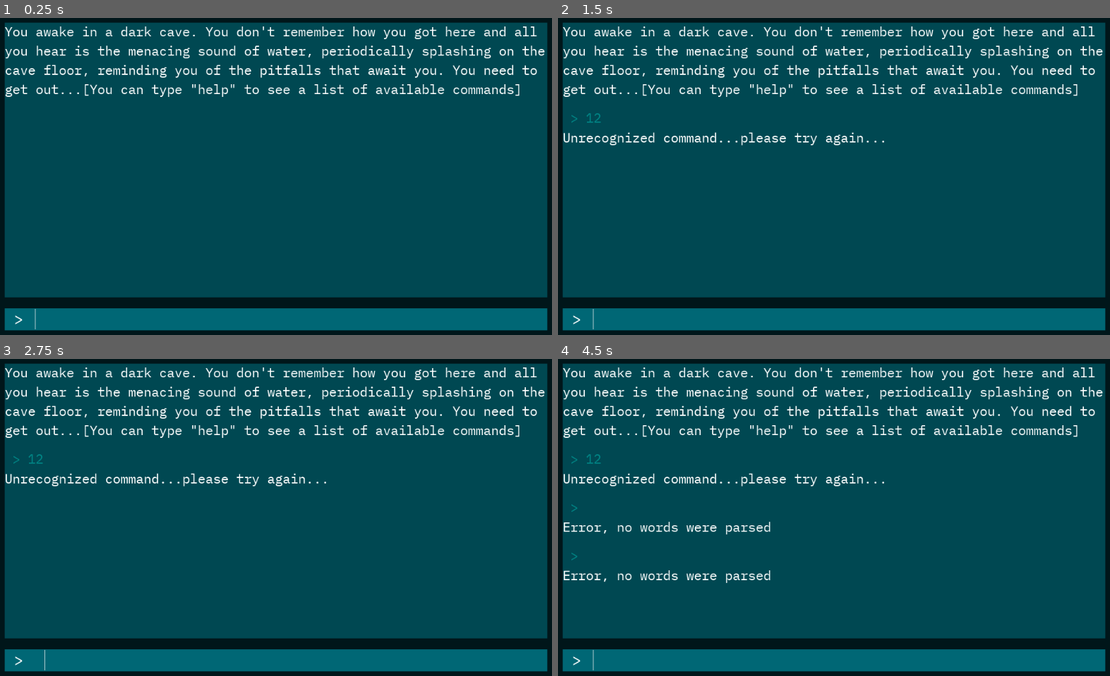
Above: before the commit, frames 1-4 (two rows, left to right).
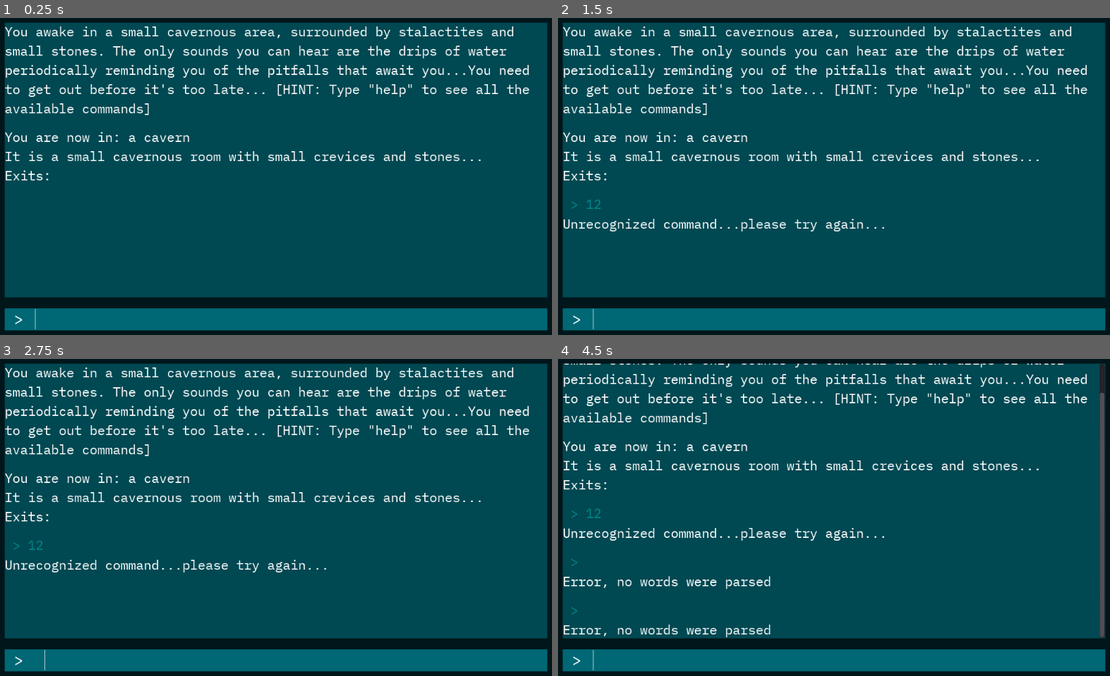
Above: after the commit, the same moments.

Repository: TheGeekSKM/the-mines-godot-port
Game: Godot game, scene res://Scenes/Game.tscn
Same seed, same stepped clock (60 frames per second), same inputs: the game is played once before the commit and once after it.
Inputs (mouse positions are in pixels of both pictures, inside the frame that each line leads up to):
- Up to frame 1 (0.25 s): no input
- Up to frame 2 (1.5 s): click (850, 319) at 0.52 s; type "12" at 0.6 s; tap Enter at 1.25 s
- Up to frame 3 (2.75 s): tap Space at 2 s
- Up to frame 4 (4.5 s): tap Enter at 2.75, 4.25 s; tap Space at 3.5 s

The runs differ from the first frame. In frame 1, 6.5% of the frame differs, in the area x 0-99%, y 2-52%; in frame 2, 7.6%; in frame 3, 7.6%; in frame 4, 11%, in the area x 0-100%, y 1-88%.

Commit message:
Room System Completed

Diff:
--- a/Scenes/Game.tscn
+++ b/Scenes/Game.tscn
@@ -30,12 +30,12 @@
 
 [node name="RoomManager" type="Node" parent="."]
 
-[node name="Room" parent="RoomManager" instance=ExtResource( 5 )]
+[node name="CavernRoom" parent="RoomManager" instance=ExtResource( 5 )]
 margin_left = 155.0
 margin_top = -337.0
 margin_right = 405.0
 margin_bottom = -237.0
-room_name = "Cavern"
+room_name = "a cavern"
 rooom_description = "a small cavernous room with small crevices and stones..."
 
 [node name="Background" type="PanelContainer" parent="."]
--- a/Scripts/CommandProcessor.gd
+++ b/Scripts/CommandProcessor.gd
@@ -1,9 +1,11 @@
 extends Node
+
+signal response_generated(response_text)
 
 var current_room = null
 
 func initialize(starting_room):
-	current_room = starting_room
+	change_room(starting_room)
 
 
 func process_command(input: String):
@@ -34,3 +36,11 @@
 
 func help():
 	return "You can use these commands: go [location], help"
+
+func change_room(new_room: GameRoom):
+	current_room = new_room
+	var strings = PoolStringArray([
+		"You are now in: " + new_room.room_name,
+		"It is " + new_room.rooom_description,
+		"Exits: "]).join("\n")
+	emit_signal("response_generated", strings)
--- a/Scripts/Game.gd
+++ b/Scripts/Game.gd
@@ -17,9 +17,10 @@
 func _ready() -> void:
 	scroll_bar.connect("changed", self, "handle_scroll_bar_changed")
 	max_scroll_length = scroll_bar.max_value
-	var starting_message = Response.instance()
-	starting_message.text = intro_text
-	add_response_to_game(starting_message)
+
+	handle_response_generated("You awake in a small cavernous area, surrounded by stalactites and small stones. The only sounds you can hear are the drips of water periodically reminding you of the pitfalls that await you...You need to get out before it's too late... [HINT: Type \"help\" to see all the available commands]")
+
+	command_processor.connect("response_generated", self, "handle_response_generated")
 	command_processor.initialize(room_manager.get_child(0))
 
 
@@ -41,6 +42,13 @@
 
 	add_response_to_game(input_response)
 
+#responds to the room_changing signal
+func handle_response_generated(response_text: String):
+	var response = Response.instance()
+	response.text = response_text
+	add_response_to_game(response)
+
+#Prints text out to the screen
 func add_response_to_game(response: Control):
 	history_rows.add_child(response)
 	delete_history_beyond_limit()
--- a/Scripts/Room.gd
+++ b/Scripts/Room.gd
@@ -1,4 +1,5 @@
 extends PanelContainer
+class_name GameRoom
 
 export (String) var room_name = "Room Name"
 export (String) var rooom_description = "This is the description of the room."
--- a/project.godot
+++ b/project.godot
@@ -7,6 +7,16 @@
 ;   param=value ; assign values to parameters
 
 config_version=4
+
+_global_script_classes=[ {
+"base": "PanelContainer",
+"class": "GameRoom",
+"language": "GDScript",
+"path": "res://Scripts/Room.gd"
+} ]
+_global_script_class_icons={
+"GameRoom": ""
+}
 
 [application]
 
